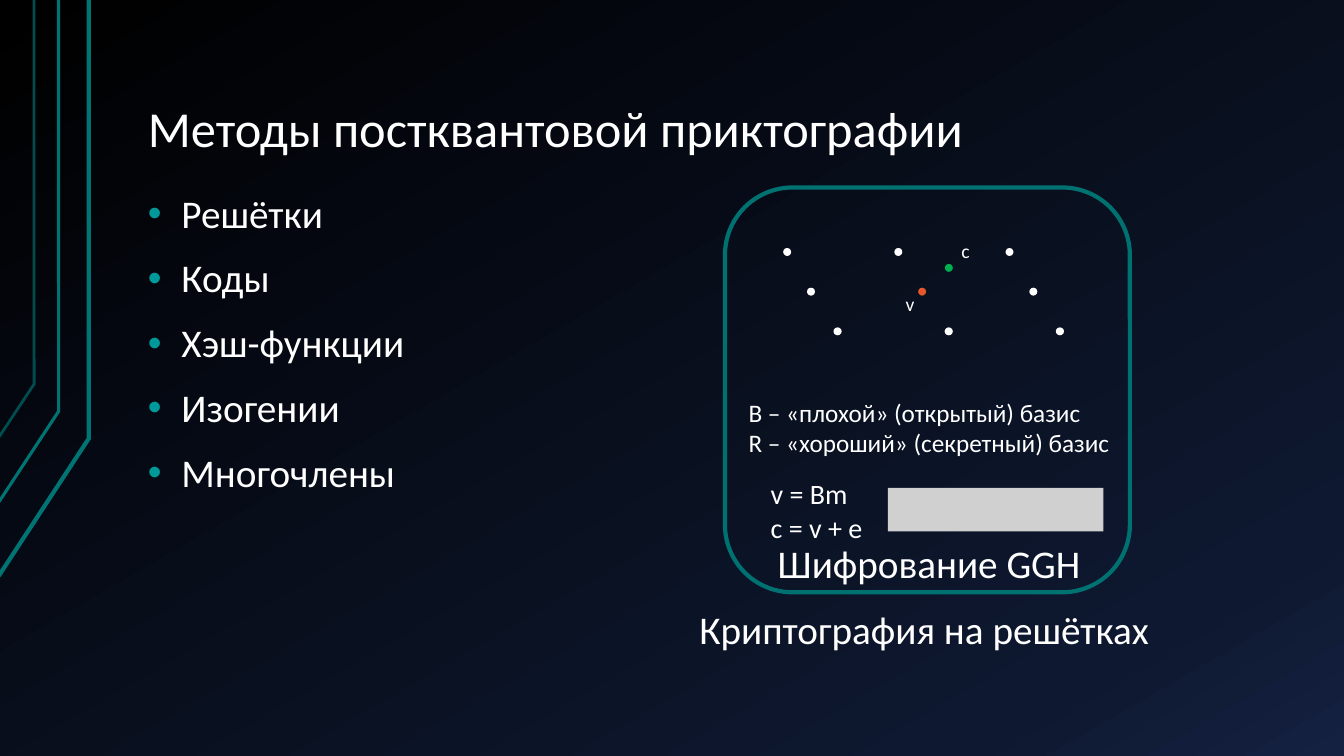
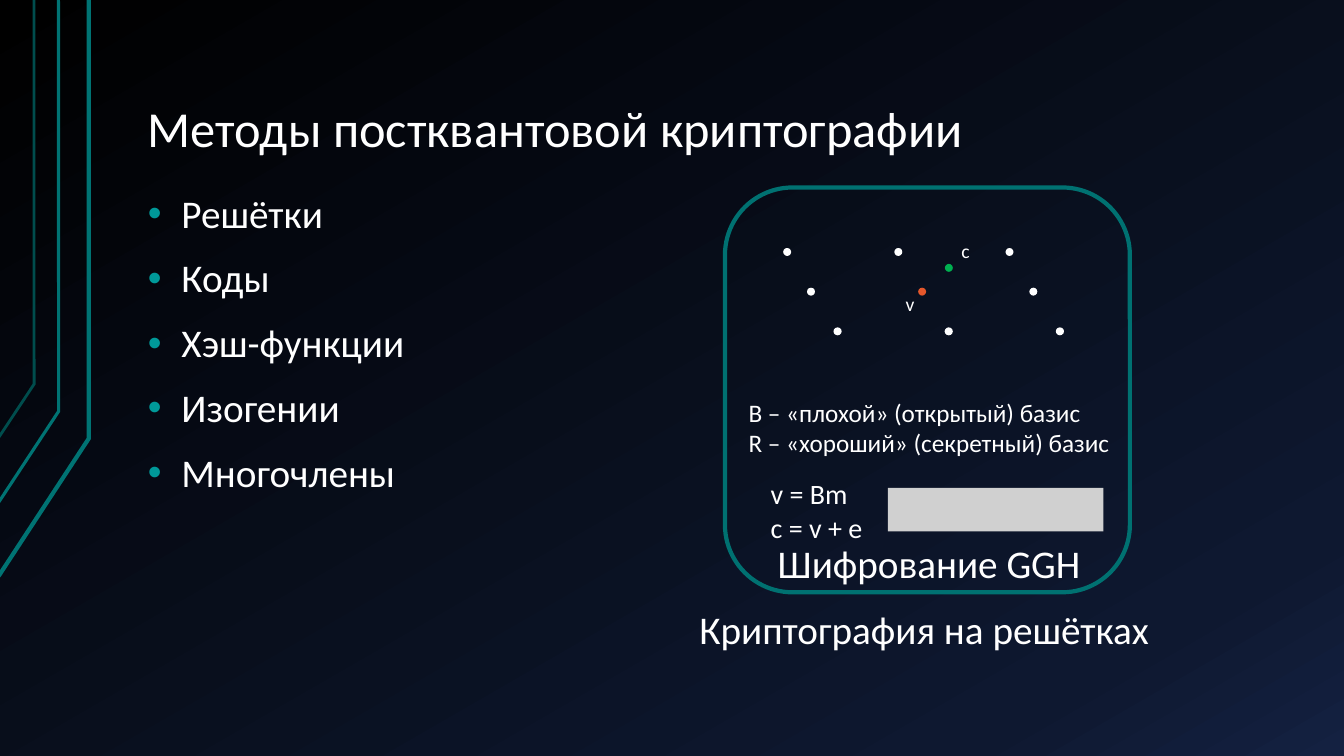
Before and after one commit to Terexi110/Teory, a slide deck: slide 12 of Постквантовая криптография KEM на решётках.pptx (slide 11 before the commit). Drawn at 1344x756 pixels with LibreOffice and Linux fonts; fonts in the diff are those of the drawing; grey boxes stand for pictures. Boxes give left, top, right and bottom in pixels: in the first picture for what was removed or moved away, otherwise in the second. Text is boxed around its words. In the diff, an @@ line names an element or a change of style, - is before the commit and + after.

```diff
--- a/Постквантовая криптография KEM на решётках.pptx
+++ b/Постквантовая криптография KEM на решётках.pptx
@@ title at [148, 113, 963, 156]: text changed @@
-Методы постквантовой приктографии
+Методы постквантовой криптографии
```
Also in this commit, not shown: 3 other slides changed, 2 slides added, 1 slide removed, 1 other file.
